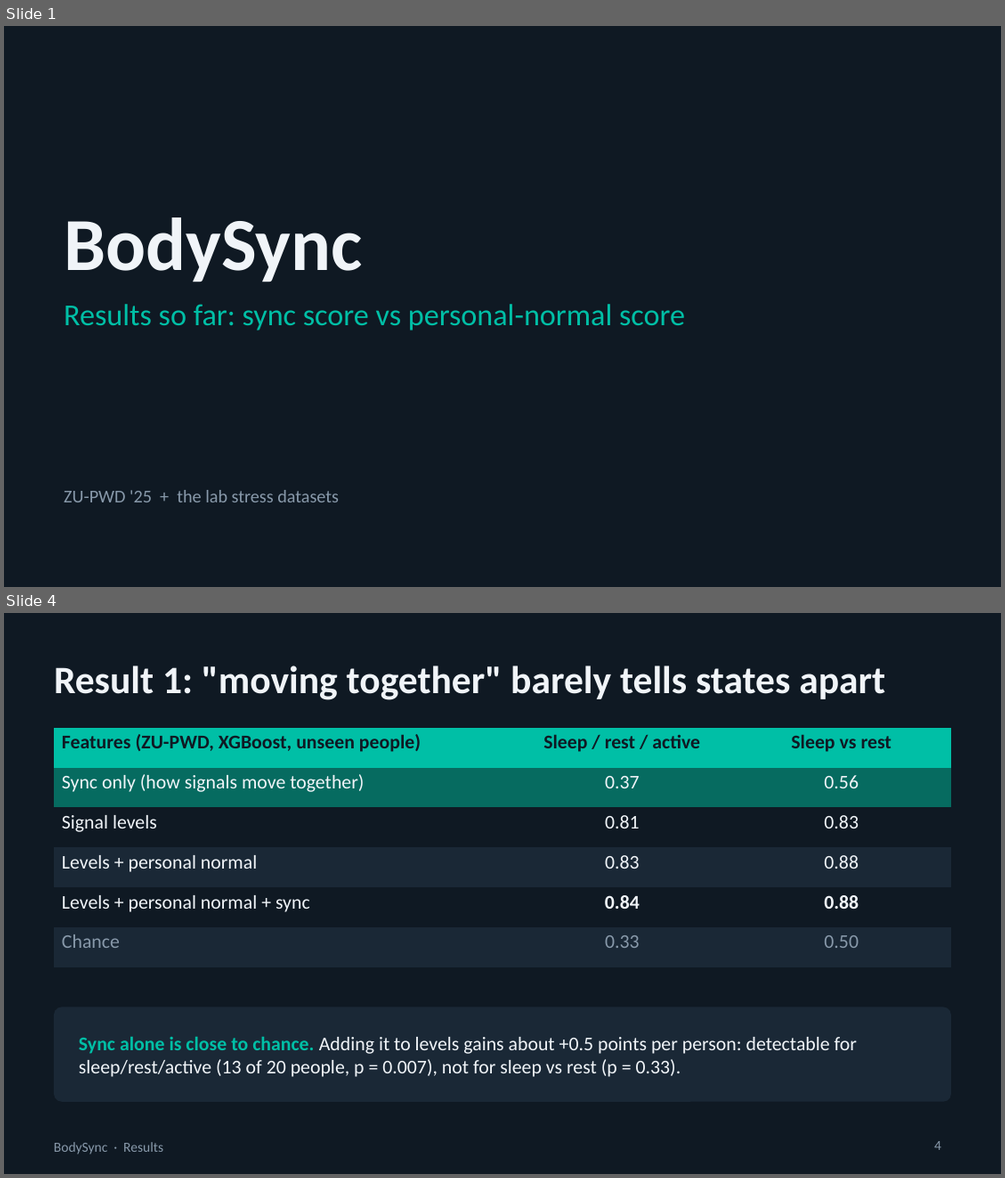
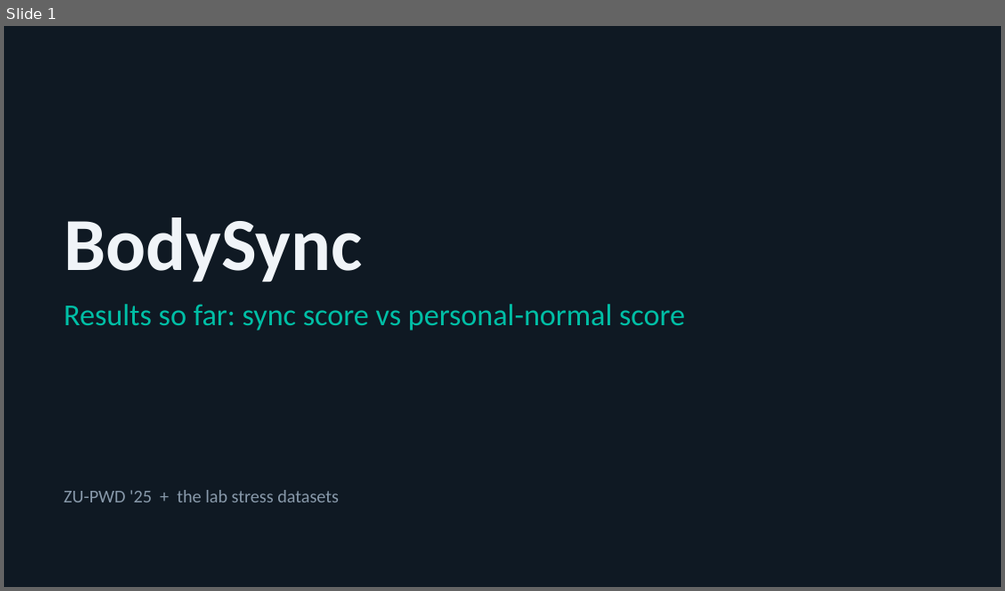
Before and after one commit to swaylakh/bodysync, a slide deck: docs/slides/BodySync_Update.pptx. Shown one above the other, each under a label of ours: slides 1 and 4 before the commit, slide 1 after it; the slides between them are not shown. The pictures are 1005x1178 and 1005x591 pixels, drawn with LibreOffice and Linux fonts; fonts in the diff are those of the drawing. Boxes give left, top, right and bottom in pixels: in the first picture for what was removed or moved away, otherwise in the second. Text is boxed around its words. In the diff, an @@ line names an element or a change of style, - is before the commit and + after.

```diff
--- a/docs/slides/BodySync_Update.pptx
+++ b/docs/slides/BodySync_Update.pptx
@@ slide 4 removed at (x1=4, y1=613, x2=1001, y2=1174), background #0F1923 @@
@@ title removed at (x1=54, y1=666, x2=885, y2=700) @@
-Result 1: "moving together" barely tells states apart
@@ table removed at (x1=54, y1=728, x2=951, y2=951), 6 rows, 3 columns @@
-Features (ZU-PWD, XGBoost, unseen people) | Sleep / rest / active | Sleep vs rest
-Sync only (how signals move together) | 0.37 | 0.56
-Signal levels | 0.81 | 0.83
-Levels + personal normal | 0.83 | 0.88
-Levels + personal normal + sync | 0.84 | 0.88
-Chance | 0.33 | 0.50
@@ rounded rectangle removed at (x1=54, y1=1006, x2=951, y2=1102) @@
@@ text removed at (x1=79, y1=1036, x2=857, y2=1077) @@
-Sync alone is close to chance. Adding it to levels gains about +0.5 points per person: detectable for sleep/rest/active (13 of 20 people, p = 0.007), not for sleep vs rest (p = 0.33).
@@ text removed at (x1=54, y1=1142, x2=163, y2=1154) @@
-BodySync · Results
@@ page number removed at (x1=934, y1=1141, x2=941, y2=1150) @@
-4
```
Also in this commit, not shown: 4 slides changed, 2 slides added, 1 other slide removed, 11 other files.
